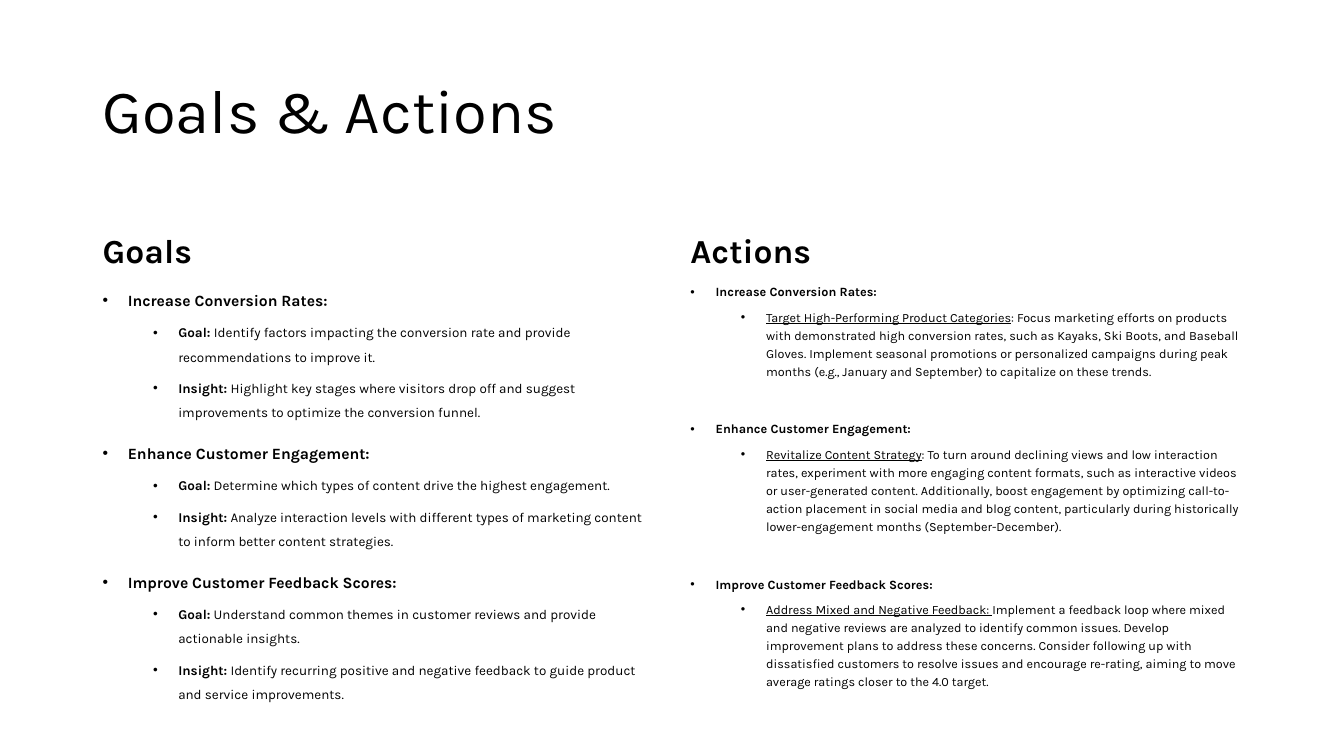
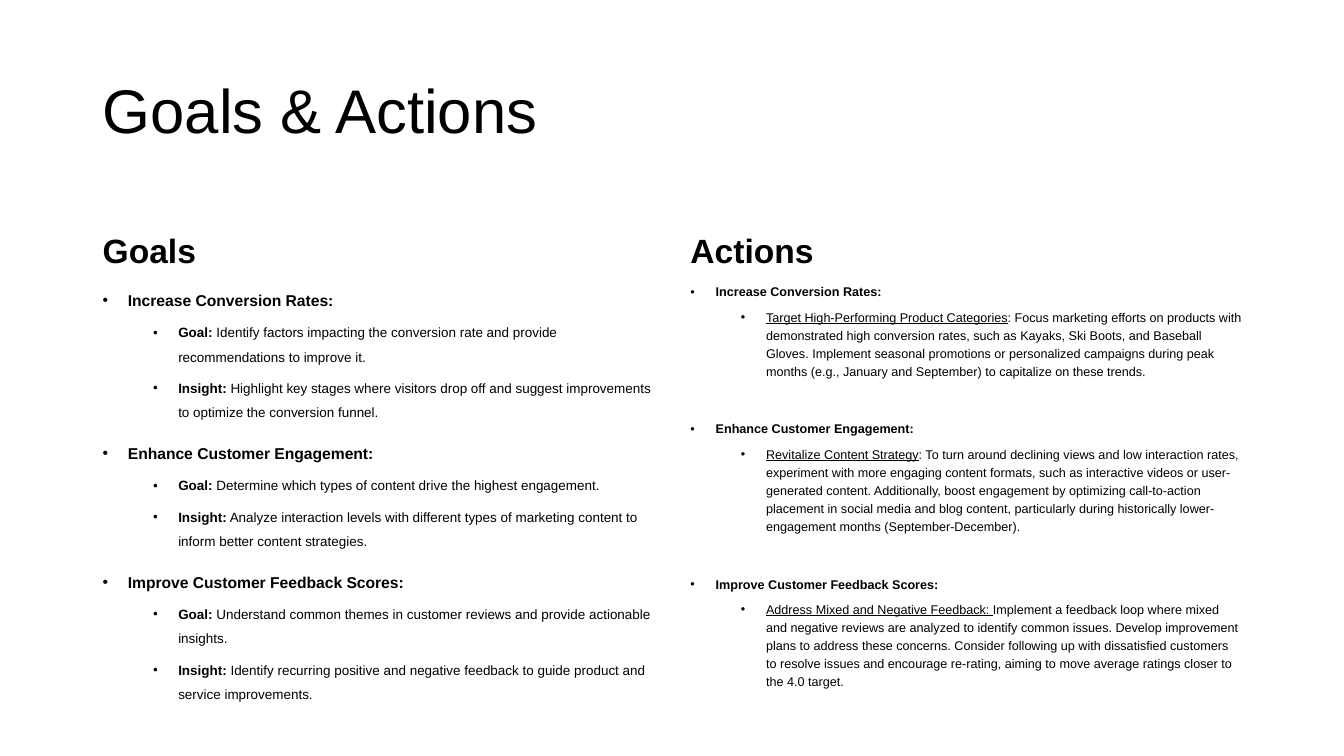
Before and after one commit to Engineer-Harshad/e-commerce-growth-intelligence-project, a slide deck: slide 6 of presentation/Insights.pptx. Drawn at 1344x756 pixels with LibreOffice and Linux fonts; fonts in the diff are those of the drawing. Boxes give left, top, right and bottom in pixels: in the first picture for what was removed or moved away, otherwise in the second. Text is boxed around its words. In the diff, an @@ line names an element or a change of style, - is before the commit and + after.

```diff
--- a/presentation/Insights.pptx
+++ b/presentation/Insights.pptx
@@ title "Goals & Actions" at [103,88,537,134]: font Karla to Arial @@
@@ font Karla to Arial; less space between paragraphs in 4 elements at [103,238,196,264], [128,294,650,702], [690,238,813,264], [716,287,1241,689] @@
```
Also in this commit, not shown: 4 other slides changed, 1 slide added, 1 slide removed, 10 other files.
